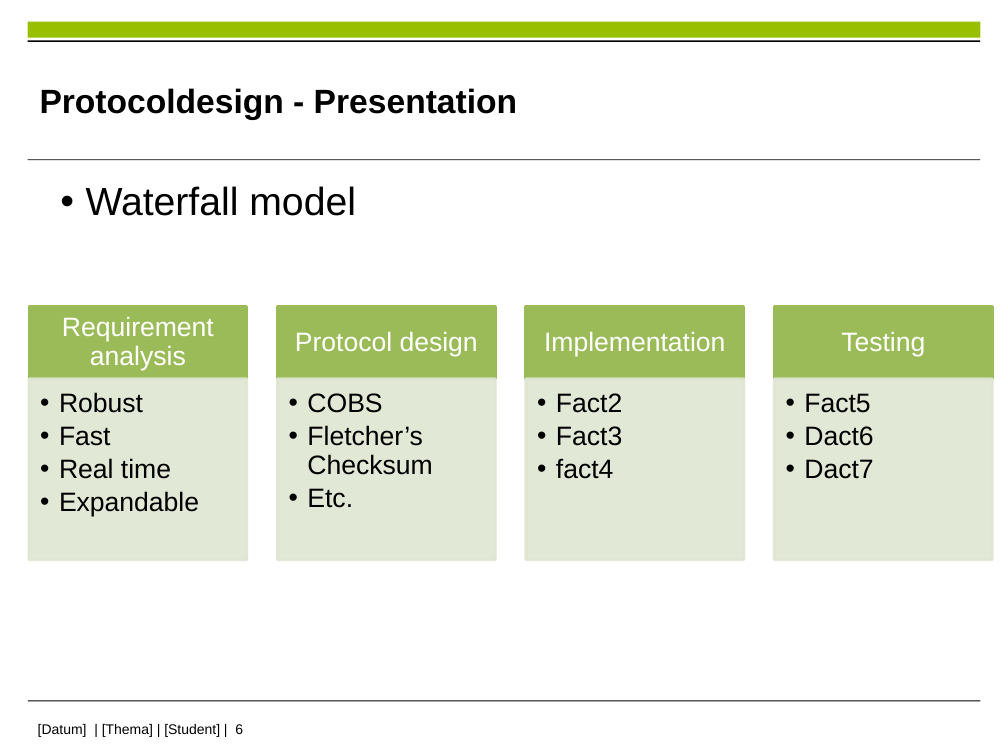
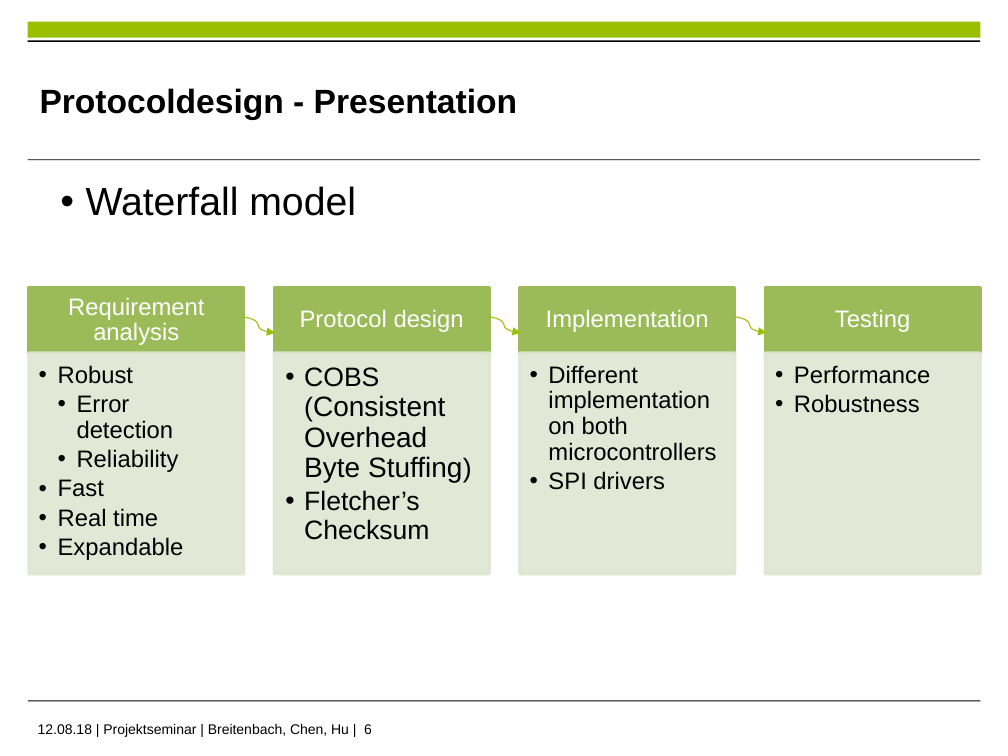
Before and after one commit to im-Kitsch/RMR_sensor_fusion, a slide deck: slide 6 of data/presentation/PS_presentation.pptx. Drawn at 1008x756 pixels with LibreOffice and Linux fonts; fonts in the diff are those of the drawing; background and template pictures are left out. Boxes give left, top, right and bottom in pixels: in the first picture for what was removed or moved away, otherwise in the second. Text is boxed around its words. In the diff, an @@ line names an element or a change of style, - is before the commit and + after.

```diff
--- a/data/presentation/PS_presentation.pptx
+++ b/data/presentation/PS_presentation.pptx
@@ text "Requirement analysis": place and size @@
-text "Requirement analysis" at [62, 316, 214, 371]
+text "Requirement analysis" at [68, 297, 204, 345]
@@ rectangle: place and size @@
-rectangle at [29, 306, 247, 379]
+rectangle at [28, 287, 244, 353]
@@ text "Protocol design": place and size @@
-text "Protocol design" at [295, 331, 478, 356]
+text "Protocol design" at [300, 309, 464, 332]
@@ rectangle: place and size @@
-rectangle at [277, 306, 495, 379]
+rectangle at [274, 287, 490, 353]
@@ text "Implementation": place and size @@
-text "Implementation" at [544, 331, 725, 356]
+text "Implementation" at [546, 309, 709, 332]
@@ rectangle: place and size @@
-rectangle at [526, 306, 744, 379]
+rectangle at [519, 287, 735, 353]
@@ size 19 to 17 pt in 4 elements at [68, 297, 204, 345], [300, 309, 464, 332], [546, 309, 709, 332], [835, 309, 910, 332] @@
@@ text "Testing": place and size @@
-text "Testing" at [841, 331, 925, 356]
+text "Testing" at [835, 309, 910, 332]
@@ rectangle: place and size @@
-rectangle at [774, 306, 992, 379]
+rectangle at [765, 287, 981, 353]
@@ curved arrow added from (242, 318) to (275, 333), #99C000 0.75 pt @@
@@ curved arrow added from (487, 317) to (521, 333), #99C000 0.75 pt @@
@@ curved arrow added from (733, 317) to (766, 333), #99C000 0.75 pt @@
@@ text "Robust": place and size @@
-text "Robust" at [59, 392, 199, 516]
+text "Robust" at [58, 365, 184, 560]
@@ rectangle: place and size @@
-rectangle at [29, 379, 247, 559]
+rectangle at [28, 353, 244, 574]
@@ rectangle: place and size @@
-rectangle at [277, 379, 495, 559]
+rectangle at [274, 353, 490, 574]
@@ text "COBS (Consistent Overhead Byte Stuffing)": place and size @@
-text "COBS (Consistent Overhead Byte Stuffing)" at [307, 393, 432, 508]
+text "COBS (Consistent Overhead Byte Stuffing)" at [304, 367, 462, 540]
@@ rectangle: place and size @@
-rectangle at [526, 379, 744, 559]
+rectangle at [519, 353, 735, 574]
@@ rectangle: place and size @@
-rectangle at [774, 379, 992, 559]
+rectangle at [765, 353, 981, 574]
@@ text at [58, 365, 184, 560]: size 19 to 17 pt in "Robust", "Fast", "Real time", "Expandable" @@
@@ text at [304, 367, 462, 482]: text changed; size 19 to 20 pt @@
-  • COBS
+  • COBS (Consistent Overhead Byte Stuffing)
@@ text added at [548, 365, 716, 490], 17 pt, text #000000 @@
+  • Different implementation on both microcontrollers
+  • SPI drivers
@@ text added at [794, 365, 930, 413], 17 pt, text #000000 @@
+  • Performance
+  • Robustness
@@ text at [77, 395, 179, 472]: paragraphs added @@
+    • Error detection
+    • Reliability
@@ text removed at [556, 393, 622, 479] @@
-  • Fact2
-  • Fact3
-  • fact4
@@ text removed at [804, 393, 873, 479] @@
-  • Fact5
-  • Dact6
-  • Dact7
@@ text at [307, 488, 353, 508]: paragraph removed @@
-  • Etc.
@@ text at [38, 724, 372, 737]: text changed @@
-[Datum] | [Thema] | [Student] | 6
+12.08.18 | Projektseminar | Breitenbach, Chen, Hu | 6
```
Also in this commit, not shown: 6 other slides changed, 1 slide removed.
